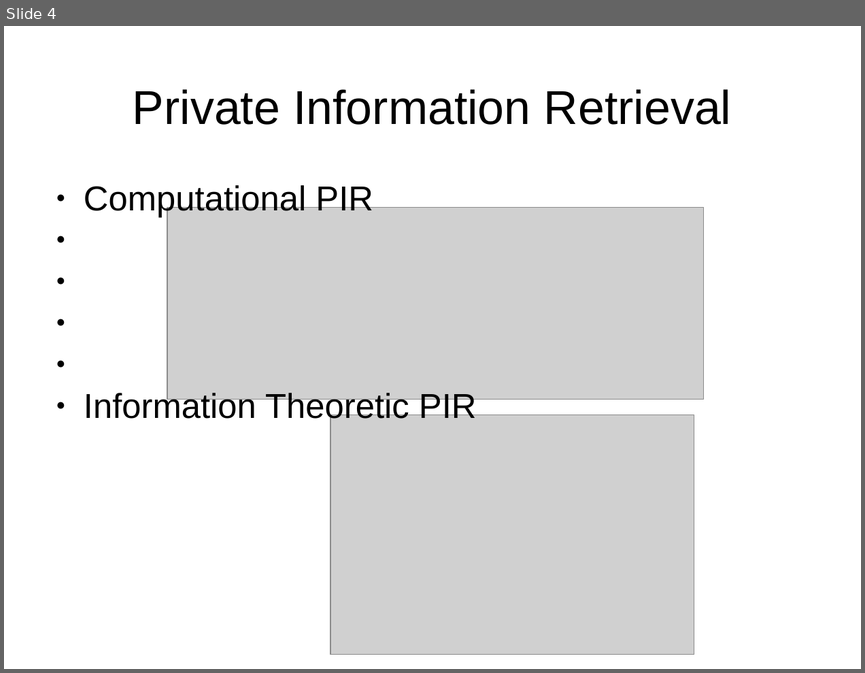
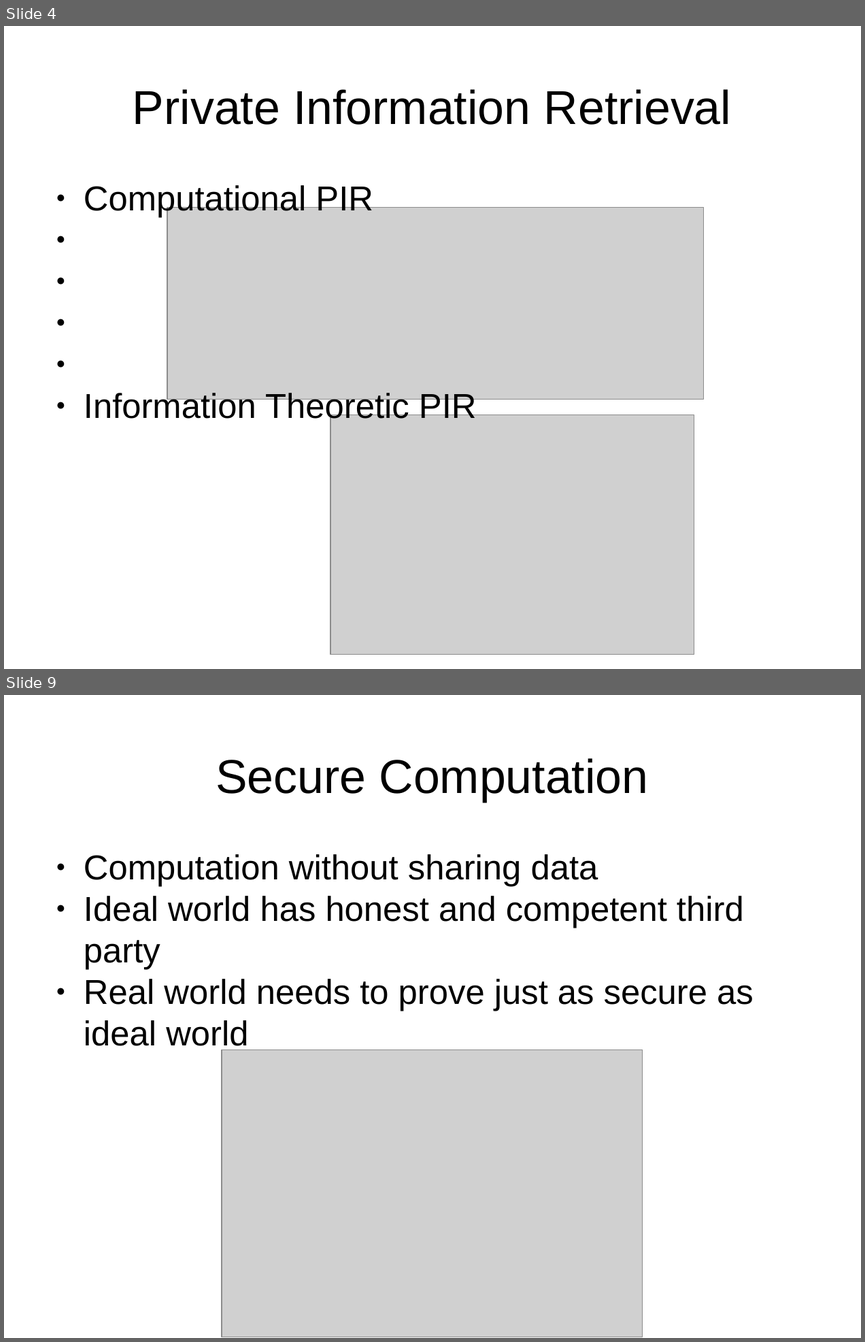
Before and after one commit to IanMartiny/prelim, a slide deck: slides/prelim.pptx. Shown one above the other, each under a label of ours: slide 4 before the commit, slides 4 and 9 after it; the slides between them are not shown. The pictures are 865x673 and 865x1342 pixels, drawn with LibreOffice and Linux fonts; fonts in the diff are those of the drawing; grey boxes stand for pictures. Boxes give left, top, right and bottom in pixels: in the first picture for what was removed or moved away, otherwise in the second. Text is boxed around its words. In the diff, an @@ line names an element or a change of style, - is before the commit and + after.

Commit message:
add slides one computation and privacy

```diff
--- a/slides/prelim.pptx
+++ b/slides/prelim.pptx
@@ slide 9 added at [4, 695, 861, 1338], background #FFFFFF @@
@@ text added at [215, 758, 649, 802], 44 pt, text #000000 @@
+Secure Computation
@@ text added at [84, 854, 753, 1053], 32 pt, text #000000 @@
+● Computation without sharing data
+● Ideal world has honest and competent third party
+● Real world needs to prove just as secure as ideal world
@@ picture added at [222, 1049, 643, 1336] @@
```
Also in this commit, not shown: 2 slides changed, 3 other slides added, 7 other files.
